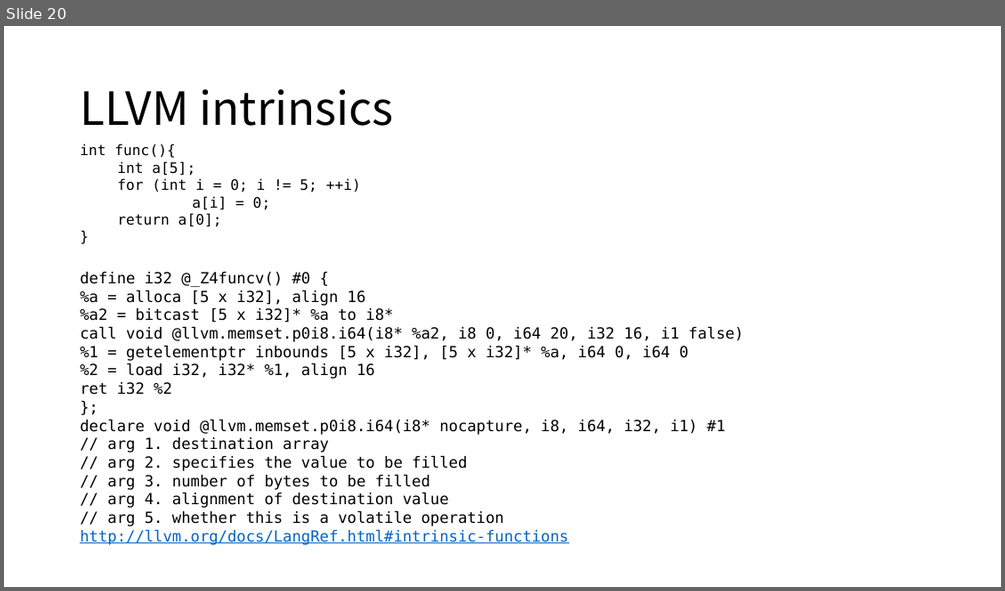
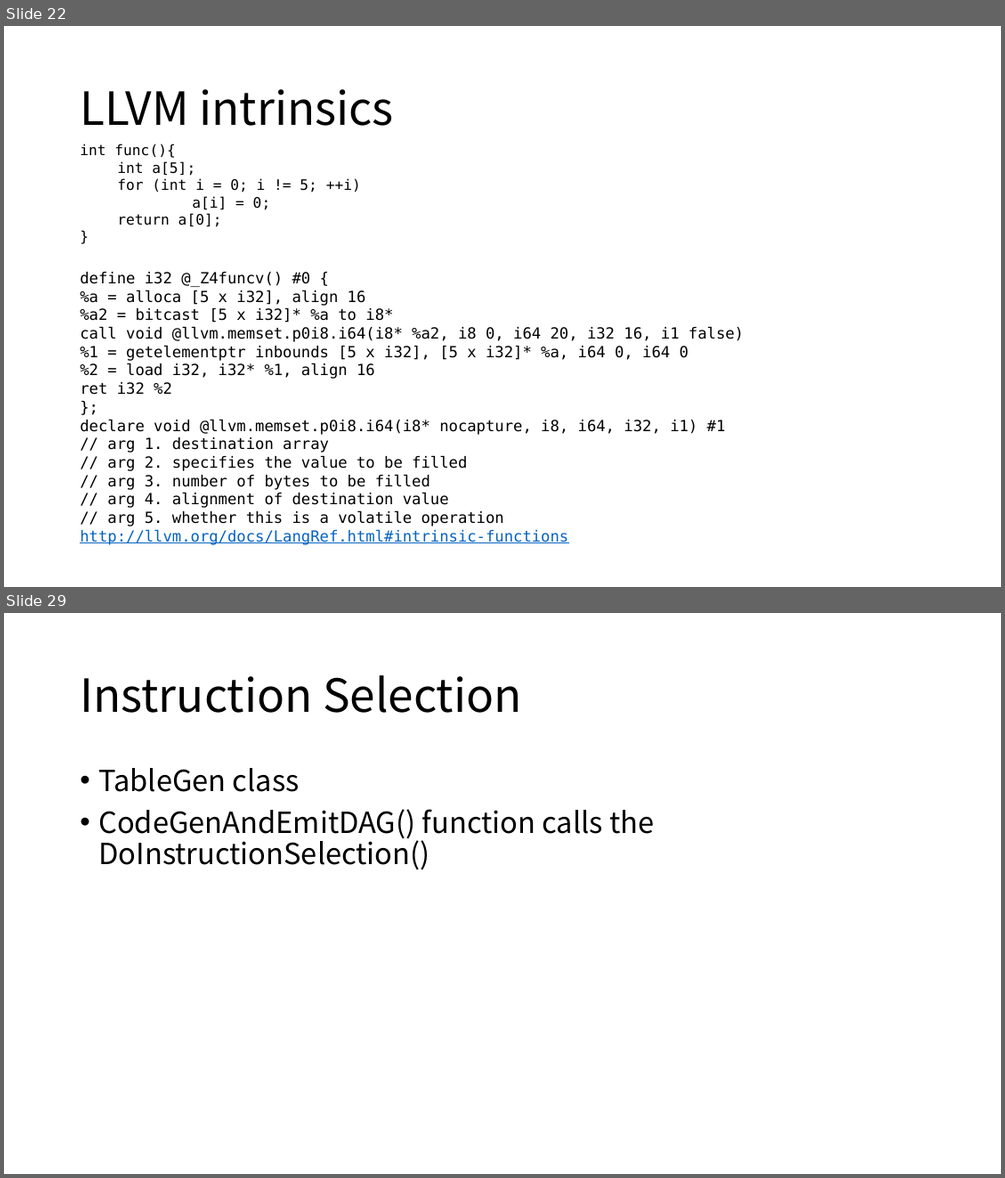
Before and after one commit to xiazhiqian/PPT-Work, a slide deck: LLVM Notes.pptx. Shown one above the other, each under a label of ours: slide 20 before the commit, slides 22 and 29 after it; the slides between them are not shown. The pictures are 1005x591 and 1005x1178 pixels, drawn with LibreOffice and Linux fonts; fonts in the diff are those of the drawing. Boxes give left, top, right and bottom in pixels: in the first picture for what was removed or moved away, otherwise in the second. Text is boxed around its words. In the diff, an @@ line names an element or a change of style, - is before the commit and + after.

```diff
--- a/LLVM Notes.pptx
+++ b/LLVM Notes.pptx
@@ slide 29 added at box(4, 613, 1001, 1174), background #FFFFFF @@
@@ title added at box(80, 675, 522, 713), 44 pt, text #000000 @@
+Instruction Selection
@@ text added at box(98, 768, 654, 869), 28 pt, text #000000 @@
+• TableGen class
+• CodeGenAndEmitDAG() function calls the DoInstructionSelection()
@@ what was slide 20 is now slide 22 @@
```
Also in this commit, not shown: 2 slides changed, 20 other slides added.
